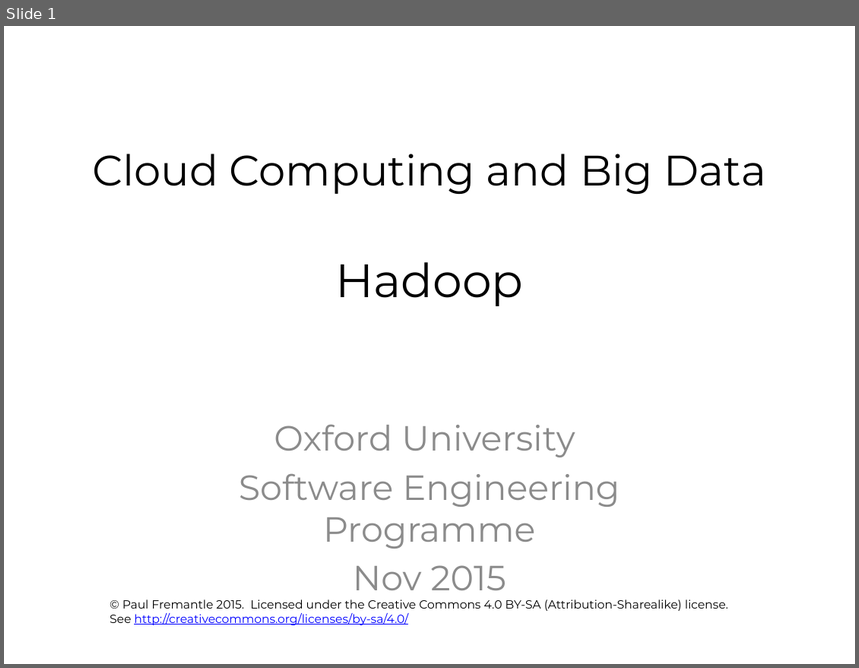
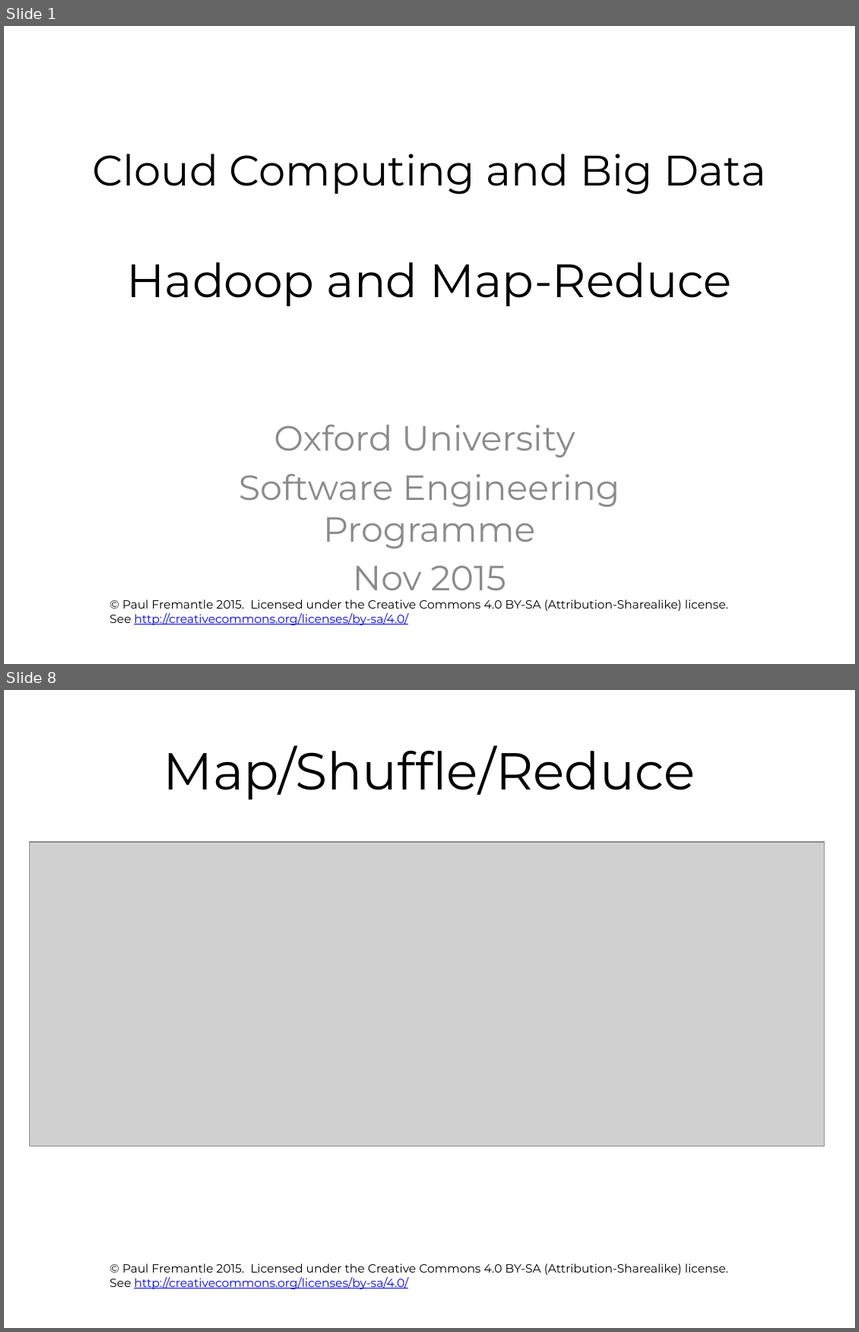
Before and after one commit to pzfreo/ox-clo, a slide deck: pres-source/05-hadoop.pptx. Shown one above the other, each under a label of ours: slide 1 before the commit, slides 1 and 8 after it; the slides between them are not shown. The pictures are 859x668 and 859x1332 pixels, drawn with LibreOffice and Linux fonts; fonts in the diff are those of the drawing; grey boxes stand for pictures; background and template pictures are left out. Boxes give left, top, right and bottom in pixels: in the first picture for what was removed or moved away, otherwise in the second. Text is boxed around its words. In the diff, an @@ line names an element or a change of style, - is before the commit and + after.

```diff
--- a/pres-source/05-hadoop.pptx
+++ b/pres-source/05-hadoop.pptx
@@ slide 8 added at (4,690,855,1328), background #FFFFFF; not listed: 1 template element that a slide beside it also shows @@
@@ title added at (164,745,696,800), 44 pt, text #000000 @@
+Map/Shuffle/Reduce
@@ picture added at (30,842,825,1146) @@
@@ slide 1 changed as well @@
@@ title at (92,154,767,306): text changed @@
-Cloud Computing and Big Data
-Hadoop
+Cloud Computing and Big Data
+Hadoop and Map-Reduce
```
Also in this commit, not shown: 26 other slides added, 1 slide removed, 1 other file.
